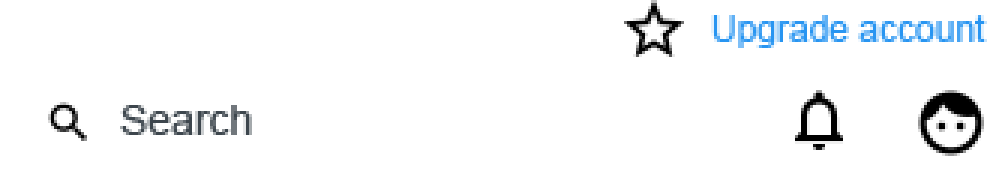
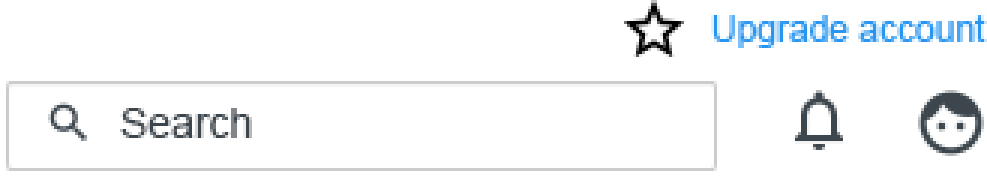
Layered file, before and after one edit (987×180). Changes by layer:
removed group "search" (in "top-menu-container") (3 layers) from group "top-menu-container" over 48, 102, 252, 141
removed layer "icon_search_black_24px" from group "search" over 48, 102, 87, 141
removed layer "Search" from group "search" over 120, 105, 252, 135
renamed "icon_face_black_48px" to "search", painted on it over 6, 81, 984, 171
removed layer "icon_notifications_none_black_48px" from group "top-menu-container" over 795, 90, 843, 150
